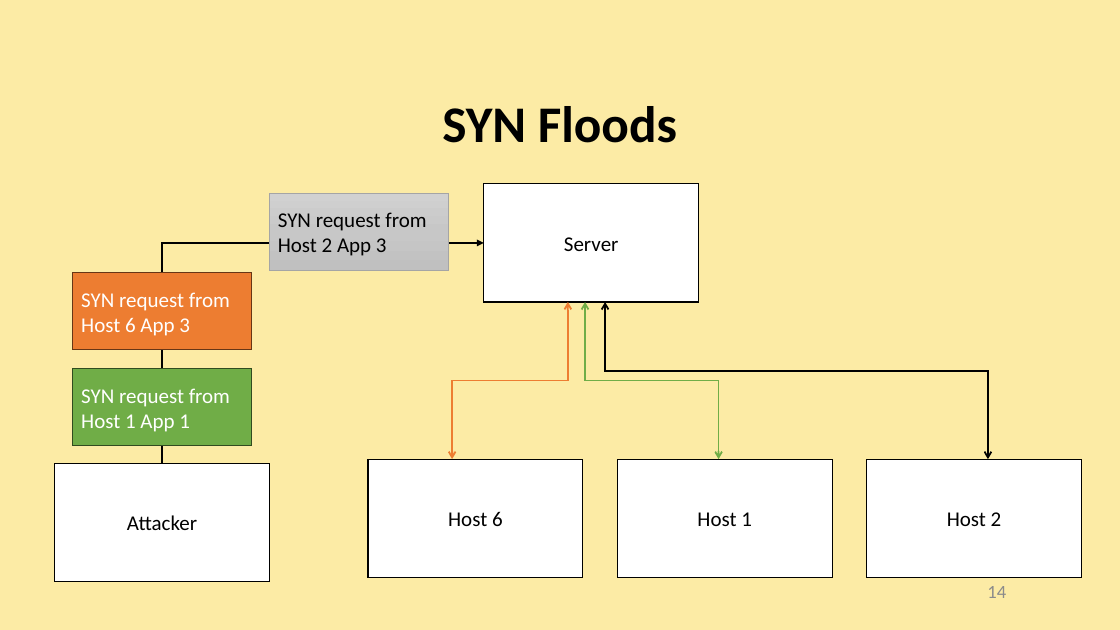
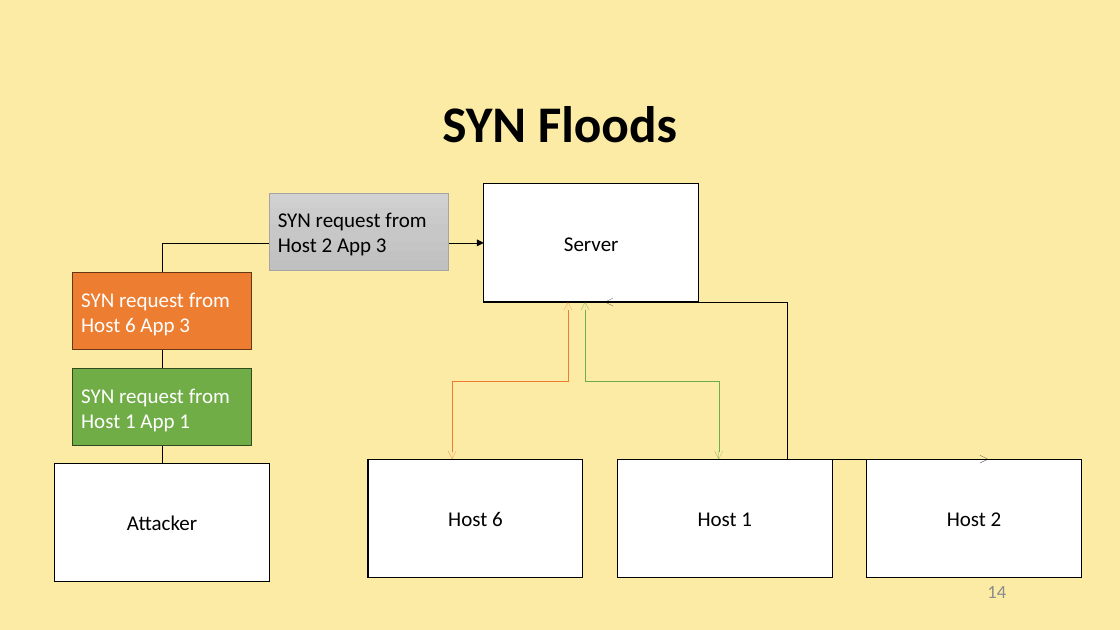
Before and after one commit to AliGhaffarian/university_thingies, a slide deck: slide 14 of research_and_presentation/Transport Layer, TCP and Floods/presentation_slides/Transport Layer, TCP and Floods.pptx. Drawn at 1120x630 pixels with LibreOffice and Linux fonts; fonts in the diff are those of the drawing. Boxes give left, top, right and bottom in pixels: in the first picture for what was removed or moved away, otherwise in the second. Text is boxed around its words. In the diff, an @@ line names an element or a change of style, - is before the commit and + after.

```diff
--- a/research_and_presentation/Transport Layer, TCP and Floods/presentation_slides/Transport Layer, TCP and Floods.pptx
+++ b/research_and_presentation/Transport Layer, TCP and Floods/presentation_slides/Transport Layer, TCP and Floods.pptx
@@ rectangle "SYN request from" at [270, 193, 448, 271]: fill gradient #D2D2D2 to #C8C8C8 to #C0C0C0 to gradient #D1D1D1 to #C7C7C7 to #C0C0C0 @@
@@ elbow arrow (162, 463) - (484, 243): stroke #000000 1.5 pt to #000000 0.75 pt @@
@@ elbow double arrow (452, 460) - (568, 302): stroke #ED7D31 1.5 pt to #ED7D31 0.75 pt @@
@@ elbow double arrow (586, 302) - (719, 460): stroke #70AD47 1.5 pt to #70AD47 0.75 pt @@
@@ elbow double arrow (605, 302) - (988, 460): stroke #000000 1.5 pt to #000000 0.75 pt; route changed @@
```
Also in this commit, not shown: 21 other slides changed, 1 other file.
